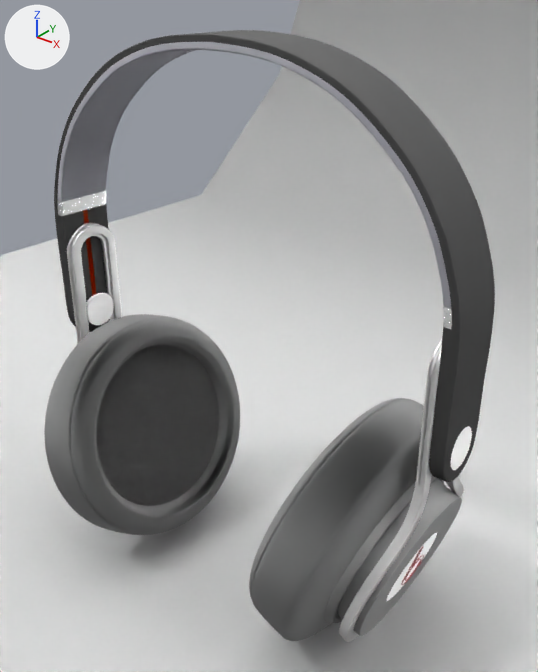
One commit to the Blender file sketch/headphones2.blend: the scene before it, then after it.
Camera for both pictures: a 50 mm lens placed at (1.158, -1.313, 1.673), pointed at (0.092, 0.019, 0.847). The lights are fixed; the arrows at upper left show +X, +Y and +Z.

Objects in the first picture: 'Beats emblem B.001', 'HeadPart', 'HeadPhones.000', 'HeadPhones.001', 'Plane', 'Rot and Length', 'Rot and Length.001'.
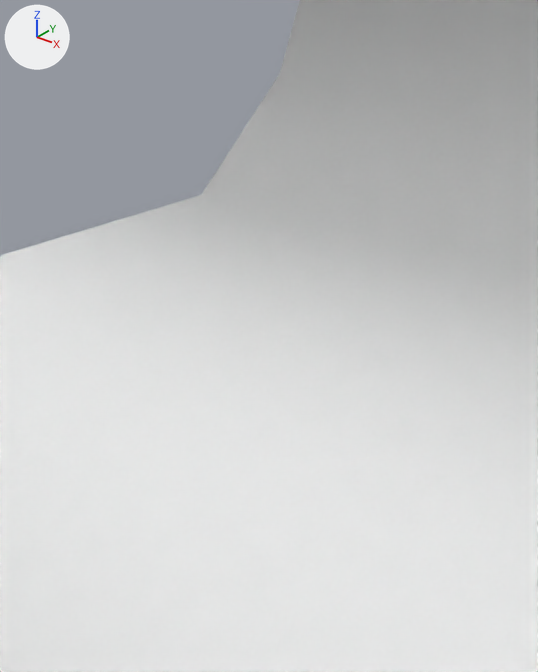
Commit message: / ‘sketch/headphones2.blend’

Location of each change, [x1, y1, x2, y2] in pixels of the pictures (538 x 672 px):
'HeadPart', deleted: before [54, 30, 495, 482]
    faces in mat_head_part (black #303030): [54, 30, 495, 482]
    faces in mat_head_part_cloth: [58, 42, 451, 309]
    faces in mat_screw: [86, 293, 472, 470]
    faces in mat_monster_band: [58, 191, 452, 329]
    faces in mat_red_strap: [83, 209, 96, 296]
'HeadPhones.000', deleted: before [44, 314, 240, 535]
    faces in mat_headphone_cloth: [44, 314, 240, 535]
    faces in mat_headphone_cloth_flat: [97, 345, 219, 506]
'HeadPhones.001', deleted: before [249, 398, 462, 641]
    faces in mat_headphone_cloth: [249, 398, 424, 641]
    faces in mat_headphones_holder_out (dark grey #6d6d6d): [324, 475, 462, 636]
    faces in mat_headphones_holder_in (light grey #dadada): [387, 533, 437, 601]
'Rot and Length.001', deleted: before [339, 339, 464, 642]
'Rot and Length', deleted: before [67, 223, 122, 345]
'Beats emblem B.001', deleted: before [401, 547, 424, 585]

Edits to the bpy script that builds the scene:
```text
Remove ob_headphones_001:
    ob_headphones_001 = bpy.data.objects.new('HeadPhones.001', me_circle_003)
    ob_headphones_001.location = (0.55, -0.028, 0.401)
    ob_headphones_001.rotation_euler = (1.859, 0.0, 7.834)  # degrees (107, 0, 89)
    ob_headphones_001.scale = (0.207, 0.207, 0.207)
    _m = ob_headphones_001.modifiers.new('Subsurf', 'SUBSURF')
    _m.levels = 2
    _m.render_levels = 3
Remove ob_headphones_000:
    ob_headphones_000 = bpy.data.objects.new('HeadPhones.000', me_circle_003)
    ob_headphones_000.location = (-0.471, -0.028, 0.401)
    ob_headphones_000.rotation_euler = (1.859, 0.0, 4.693)  # degrees (107, 0, 269)
    ob_headphones_000.scale = (0.207, 0.207, 0.207)
    _m = ob_headphones_000.modifiers.new('Subsurf', 'SUBSURF')
    _m.levels = 2
    _m.render_levels = 3
Remove ob_beats_emblem_b_001:
    ob_beats_emblem_b_001 = bpy.data.objects.new('Beats emblem B.001', cu_text_001)
    ob_beats_emblem_b_001.location = (0.56, -0.083, 0.348)
    ob_beats_emblem_b_001.rotation_euler = (1.855, 0.0541, 1.565)  # degrees (106, 3.1, 90)
    ob_beats_emblem_b_001.scale = (0.2, 0.207, 0.207)
Remove ob_rot_and_length_001:
    ob_rot_and_length_001 = bpy.data.objects.new('Rot and Length.001', me_circle_005)
    ob_rot_and_length_001.location = (0.616, -0.031, 0.393)
    ob_rot_and_length_001.rotation_euler = (1.571, 0.0, 1.551)  # degrees (90, 0, 89)
    ob_rot_and_length_001.scale = (0.207, 0.207, 0.207)
    _m = ob_rot_and_length_001.modifiers.new('Mirror', 'MIRROR')
    _m = ob_rot_and_length_001.modifiers.new('Subsurf', 'SUBSURF')
    _m.levels = 2
    _m.render_levels = 3
Remove ob_headpart:
    ob_headpart = bpy.data.objects.new('HeadPart', me_circle_004)
    ob_headpart.location = (0.038, -0.028, 0.77)
    ob_headpart.rotation_euler = (1.571, 0.0, -1.571)  # degrees (90, 0, -90)
    ob_headpart.scale = (0.079, 0.079, 0.079)
    _m = ob_headpart.modifiers.new('Mirror', 'MIRROR')
    _m.use_axis = (False, False, True)
    _m = ob_headpart.modifiers.new('Subsurf', 'SUBSURF')
    _m.levels = 2
    _m.render_levels = 3
Remove ob_rot_and_length:
    ob_rot_and_length = bpy.data.objects.new('Rot and Length', me_circle_000)
    ob_rot_and_length.location = (-0.537, -0.028, 0.392)
    ob_rot_and_length.rotation_euler = (1.571, 0.0, -1.571)  # degrees (90, 0, -90)
    ob_rot_and_length.scale = (0.207, 0.207, 0.207)
    _m = ob_rot_and_length.modifiers.new('Mirror', 'MIRROR')
    _m = ob_rot_and_length.modifiers.new('Subsurf', 'SUBSURF')
    _m.levels = 2
    _m.render_levels = 3
```
